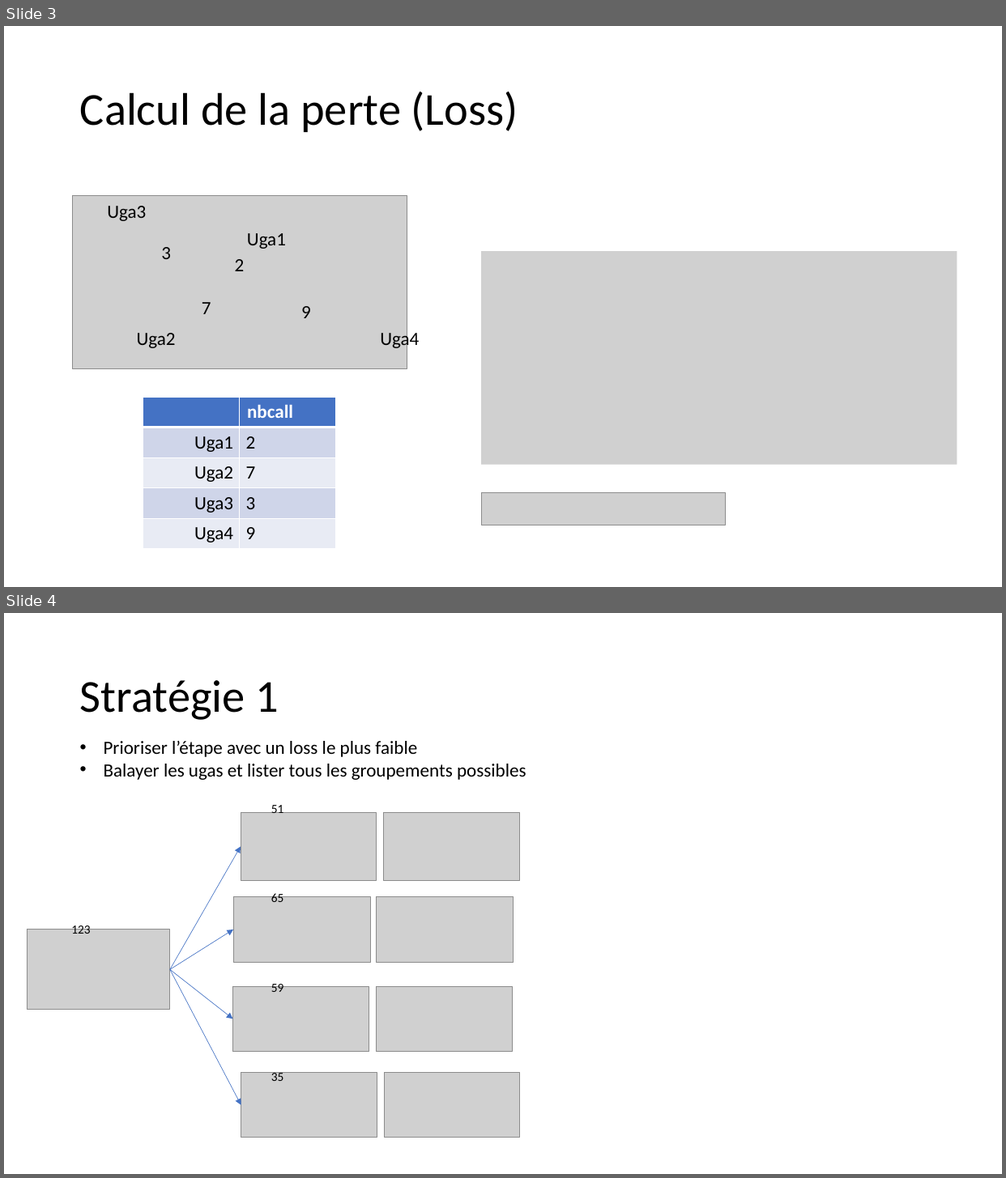
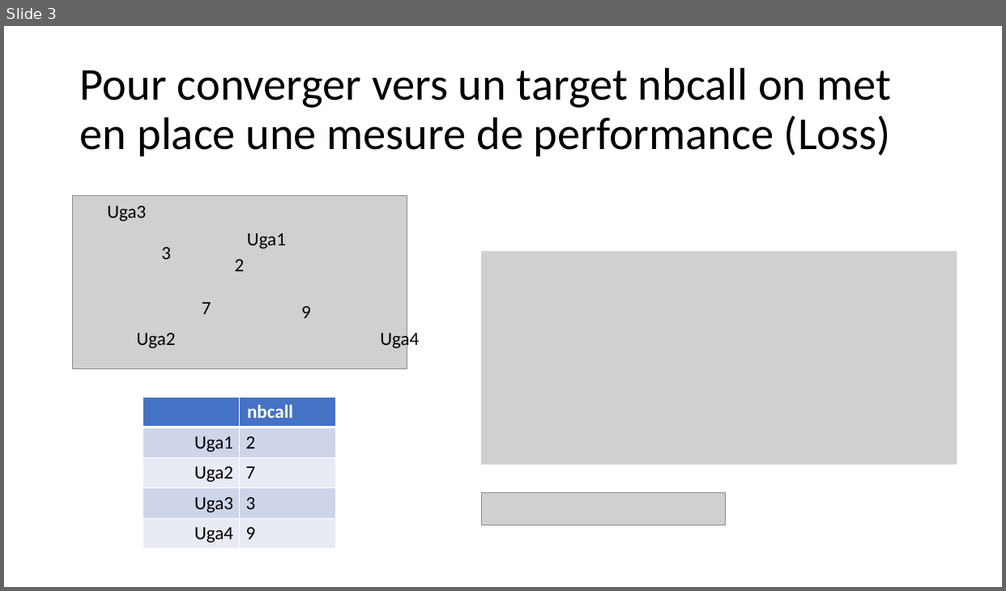
Before and after one commit to leopoldlacroix/graph_proj, a slide deck: explication.pptx. Shown one above the other, each under a label of ours: slides 3 and 4 before the commit, slide 3 after it. The pictures are 1006x1178 and 1006x591 pixels, drawn with LibreOffice and Linux fonts; fonts in the diff are those of the drawing; grey boxes stand for pictures. Boxes give left, top, right and bottom in pixels: in the first picture for what was removed or moved away, otherwise in the second. Text is boxed around its words. In the diff, an @@ line names an element or a change of style, - is before the commit and + after.

```diff
--- a/explication.pptx
+++ b/explication.pptx
@@ slide 4 removed at box(4, 613, 1002, 1174), background #FFFFFF @@
@@ title removed at box(80, 680, 279, 720) @@
-Stratégie 1
@@ text removed at box(104, 741, 526, 780) @@
-• Prioriser l’étape avec un loss le plus faible
-• Balayer les ugas et lister tous les groupements possibles
@@ text removed at box(271, 805, 284, 816) @@
-51
@@ picture removed at box(241, 813, 377, 880) @@
@@ picture removed at box(385, 813, 521, 880) @@
@@ arrow removed from (170, 970) to (241, 846) @@
@@ picture removed at box(233, 897, 370, 963) @@
@@ text removed at box(271, 892, 284, 902) @@
-65
@@ picture removed at box(377, 897, 513, 963) @@
@@ text removed at box(71, 923, 90, 934) @@
-123
@@ picture removed at box(27, 930, 170, 1010) @@
@@ arrow removed from (170, 970) to (233, 930) @@
@@ arrow removed from (170, 970) to (233, 1020) @@
@@ arrow removed from (170, 970) to (241, 1105) @@
@@ picture removed at box(233, 986, 369, 1052) @@
@@ text removed at box(271, 982, 284, 992) @@
-59
@@ picture removed at box(376, 986, 513, 1052) @@
@@ picture removed at box(241, 1072, 377, 1138) @@
@@ text removed at box(271, 1071, 284, 1081) @@
-35
@@ picture removed at box(385, 1072, 520, 1138) @@
@@ slide 3 changed as well @@
@@ title at box(80, 67, 891, 156): text changed @@
-Calcul de la perte (Loss)
+Pour converger vers un target nbcall on met en place une mesure de performance (Loss)
```
Also in this commit, not shown: 7 other slides changed, 8 other files.
